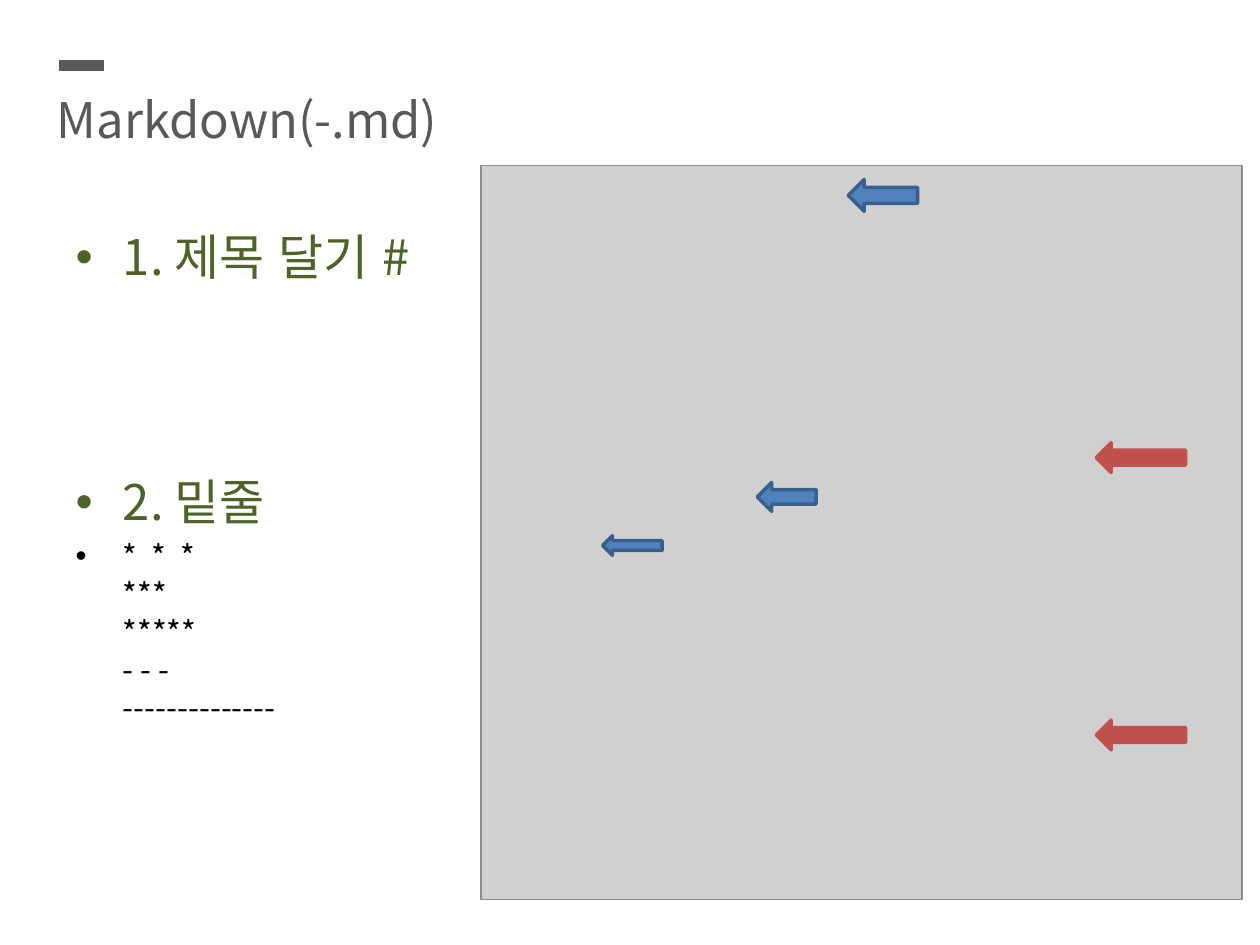
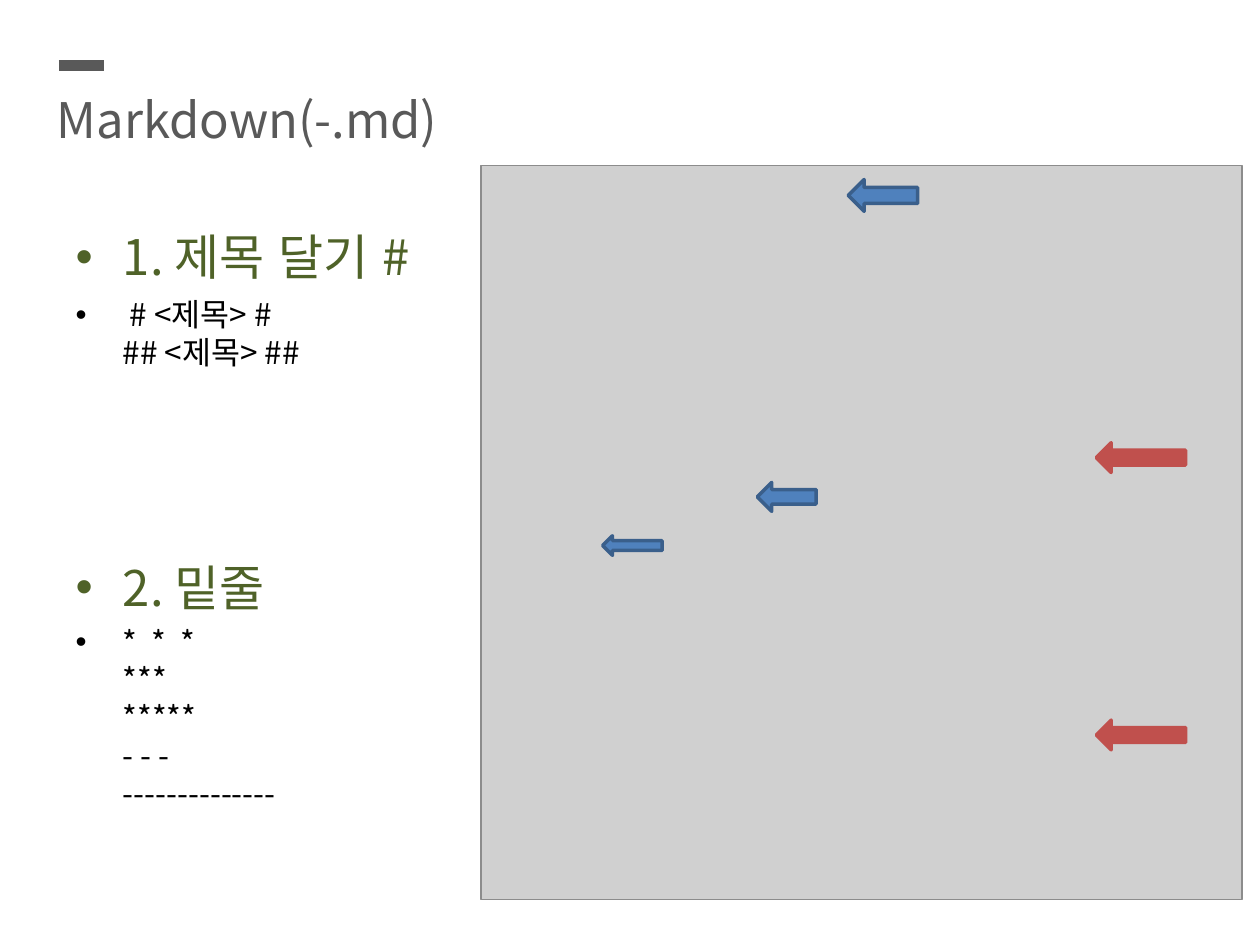
Before and after one commit to SeunghyunKing/OS_blue09, a slide deck: slide 13 of ppt.pptx (slide 11 before the commit). Drawn at 1260x945 pixels with LibreOffice and Linux fonts; fonts in the diff are those of the drawing; grey boxes stand for pictures. Boxes give left, top, right and bottom in pixels: in the first picture for what was removed or moved away, otherwise in the second. Text is boxed around its words. In the diff, an @@ line names an element or a change of style, - is before the commit and + after.

```diff
--- a/ppt.pptx
+++ b/ppt.pptx
@@ text at (154,300,258,367): paragraph added @@
+• # <제목> #
+  ## <제목> ##
```
Also in this commit, not shown: 2 other slides changed, 2 slides added, 4 slides removed.
